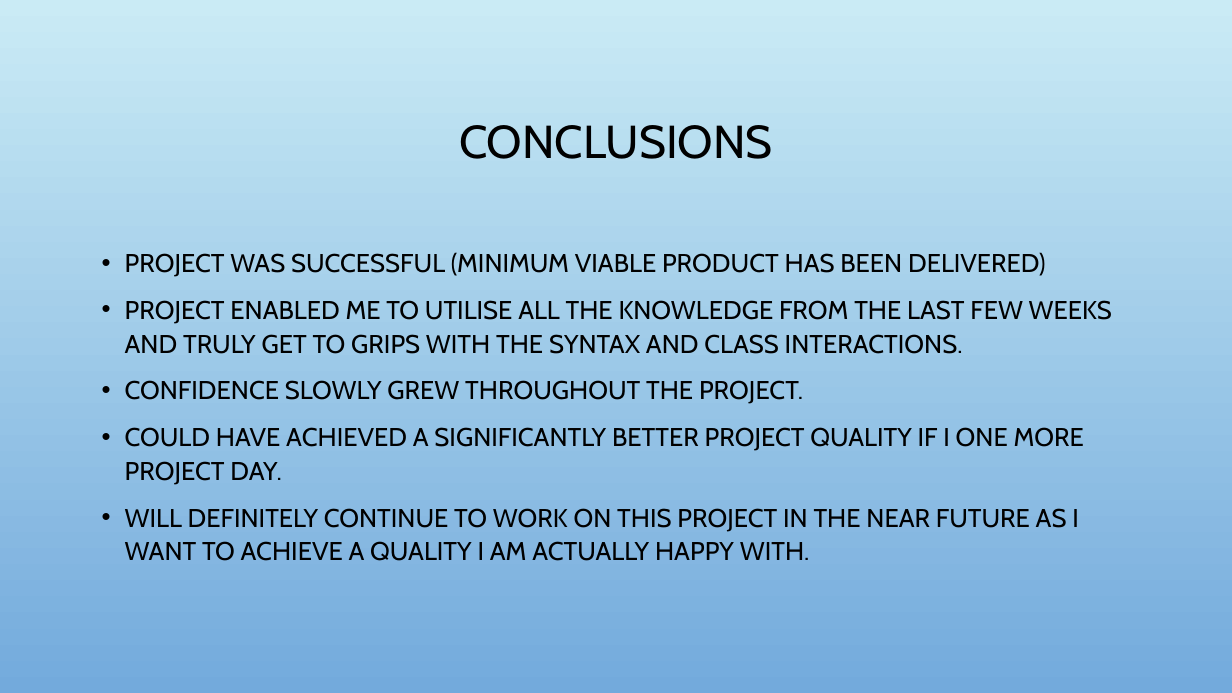
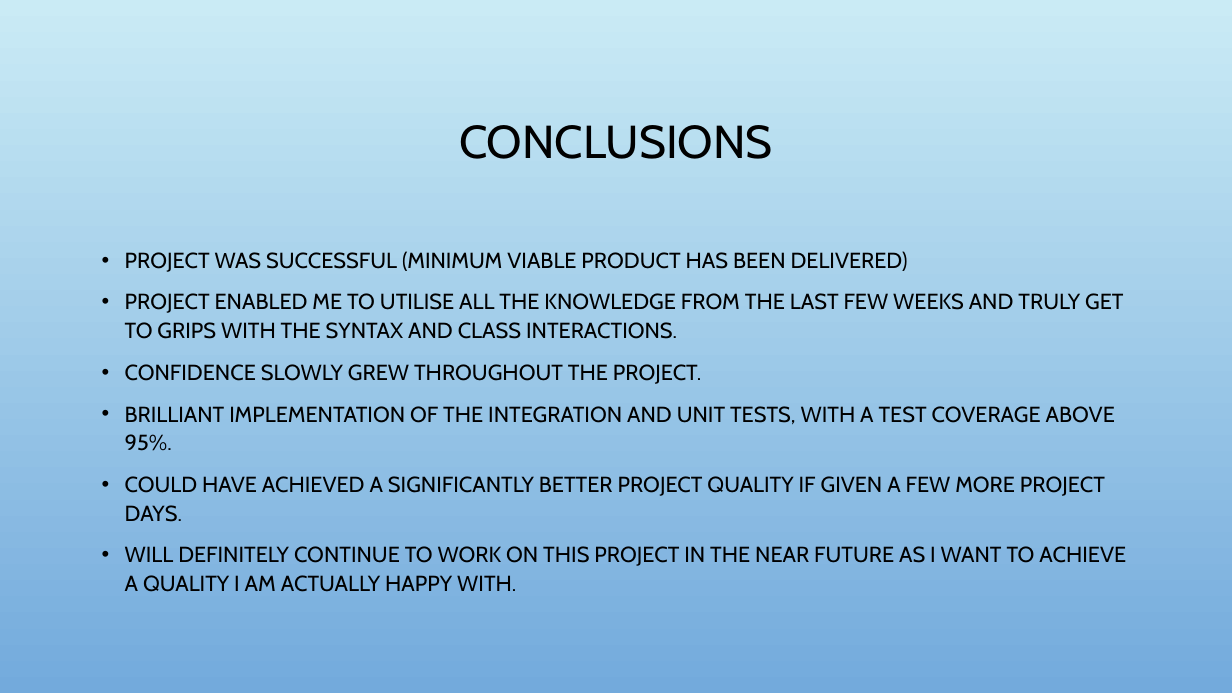
Before and after one commit to Andi-Berisha/To-do-List-Project, a slide deck: slide 15 of Project Documentation/To do list web application.pptx (slide 16 before the commit). Drawn at 1232x693 pixels with LibreOffice and Linux fonts; fonts in the diff are those of the drawing; background and template pictures are left out. Boxes give left, top, right and bottom in pixels: in the first picture for what was removed or moved away, otherwise in the second. Text is boxed around its words. In the diff, an @@ line names an element or a change of style, - is before the commit and + after.

```diff
--- a/Project Documentation/To do list web application.pptx
+++ b/Project Documentation/To do list web application.pptx
@@ text at (125, 251, 1126, 592): size 20 to 17 pt in "PROJECT WAS SUCCESSFUL (MINIMUM VIABLE PRODUCT HAS ...", "PROJECT ENABLED ME TO UTILISE ALL THE ...", "CONFIDENCE SLOWLY GREW THROUGHOUT THE PROJECT.", "WILL DEFINITELY CONTINUE TO WORK ON THIS ..." @@
@@ text at (125, 406, 1115, 522): text changed; size 20 to 17 pt @@
-• COULD HAVE ACHIEVED A SIGNIFICANTLY BETTER PROJECT QUALITY IF I ONE MORE PROJECT DAY.
+• BRILLIANT IMPLEMENTATION OF THE INTEGRATION AND UNIT TESTS, WITH A TEST COVERAGE ABOVE 95%.
+• COULD HAVE ACHIEVED A SIGNIFICANTLY BETTER PROJECT QUALITY IF GIVEN A FEW MORE PROJECT DAYS.
```
Also in this commit, not shown: 2 other slides changed, 1 slide added, 2 slides removed, 8 other files.
